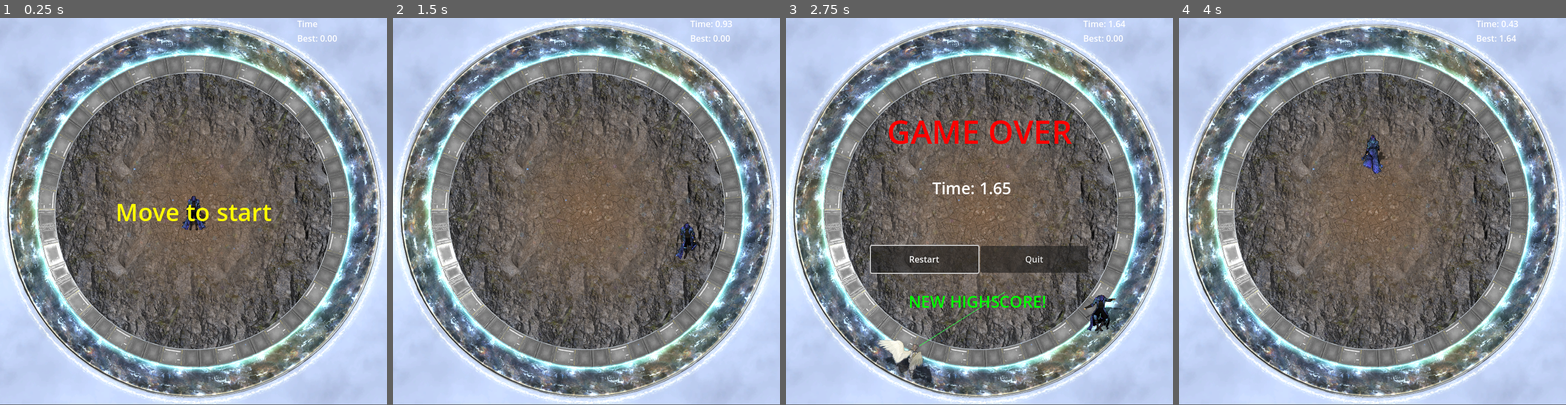
Above: before the commit, frames 1-4 (left to right).
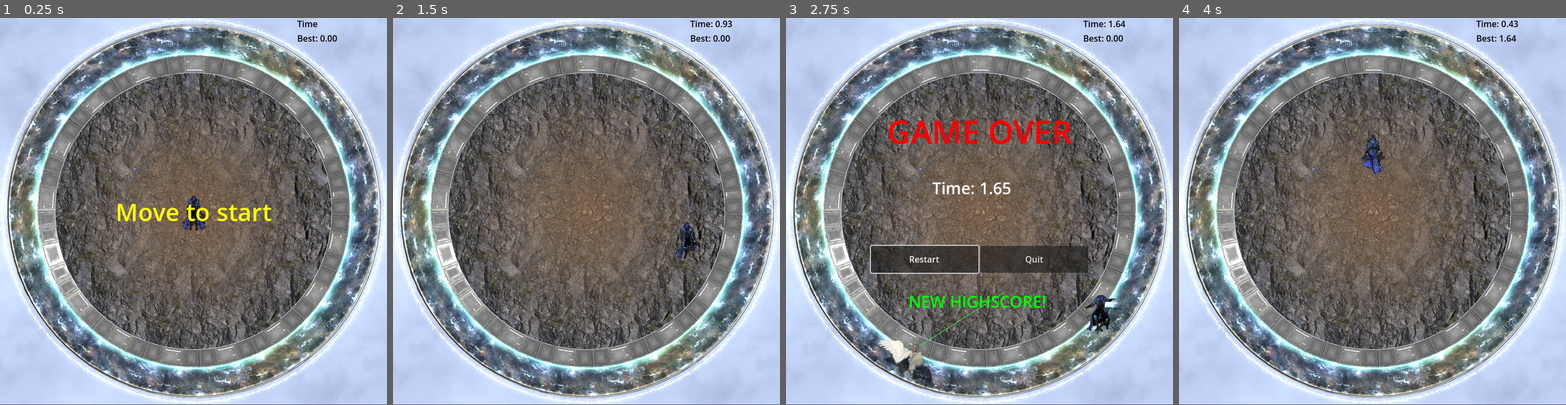
Above: after the commit, the same moments.

Repository: slashy/be-my-angel-godot
Game: Godot game, scene res://Scenes/Arena.tscn
The game is run twice, just before and just after one commit, with the same random seed, the same clock (stepped at 60 frames per second) and the same inputs.
Inputs:
- Up to frame 1 (0.25 s): no input
- Up to frame 2 (1.5 s): tap Enter at 0.5 s; hold Right (move_right) 0.53-1.28 s; hold Down (move_down) from 1.28 s (still down)
- Up to frame 3 (2.75 s): release Down (move_down) at 2.03 s; hold Right (move_right) from 2.03 s (still down)
- Up to frame 4 (4 s): release Right (move_right) at 2.75 s; click "Restart" at 2.75 s; tap Space at 3.5 s; hold Up (move_up) from 3.53 s (still down)

The runs differ from the first frame. In frame 1, 0.1% of the frame differs, in the area x 76-88%, y 0-7%; in frame 2, 0.2%; in frame 3, 0.2%; in frame 4, 0.2%.

Commit message:
Cleanup resources

Diff:
--- a/Scenes/Arena.tscn
+++ b/Scenes/Arena.tscn
@@ -6,7 +6,7 @@
 [ext_resource type="Script" uid="uid://pbrd5054mnu7" path="res://Scripts/GameManager.gd" id="1_pyk7t"]
 [ext_resource type="PackedScene" uid="uid://b6ooqdy6j21n8" path="res://Scenes/Enemy.tscn" id="4_x00a1"]
 [ext_resource type="PackedScene" uid="uid://qfhcdvwxrfbo" path="res://Scenes/Gameover.tscn" id="6_dpcf1"]
-[ext_resource type="AudioStream" uid="uid://dpi1rupevp7ax" path="res://Resources/JDB_Red Control.ogg" id="7_jhdhk"]
+[ext_resource type="AudioStream" uid="uid://dpi1rupevp7ax" path="res://Resources/SFX/JDB_Red Control.ogg" id="7_jhdhk"]
 
 [node name="Arena" type="Node2D"]
 script = ExtResource("1_4f205")
@@ -38,10 +38,12 @@
 
 [node name="TimeLabel" type="Label" parent="HUD/VBoxContainer"]
 layout_mode = 2
+theme_override_colors/font_color = Color(0, 0, 0, 1)
 text = "Time"
 
 [node name="BestLabel" type="Label" parent="HUD/VBoxContainer"]
 layout_mode = 2
+theme_override_colors/font_color = Color(0, 0, 0, 1)
 text = "Best"
 
 [node name="Startscreen" type="RichTextLabel" parent="HUD"]
--- a/Scenes/Enemy.tscn
+++ b/Scenes/Enemy.tscn
@@ -1,11 +1,11 @@
 [gd_scene load_steps=106 format=3 uid="uid://b6ooqdy6j21n8"]
 
-[ext_resource type="Texture2D" uid="uid://d3d7pnid2oxpg" path="res://Resources/Medieval Heroes I - PV Games/Saurial/Saurial_idle.png" id="1_o7wem"]
+[ext_resource type="Texture2D" uid="uid://d3d7pnid2oxpg" path="res://Resources/Sprites/Enemy/idle.png" id="1_o7wem"]
 [ext_resource type="Script" uid="uid://cw8ydxyp5av" path="res://Scripts/Enemy.gd" id="1_y5fbj"]
-[ext_resource type="Texture2D" uid="uid://1yimjggoisum" path="res://Resources/Medieval Heroes I - PV Games/Saurial/Saurial_flying.png" id="1_y26aa"]
-[ext_resource type="Texture2D" uid="uid://575lr7mxqegb" path="res://Resources/Medieval Heroes I - PV Games/Saurial/Saurial_flying_diag.png" id="2_y5fbj"]
-[ext_resource type="Texture2D" uid="uid://nkqgfx3t5ear" path="res://Resources/Medieval Heroes I - PV Games/Saurial/Saurial_idle_diag.png" id="4_p7668"]
-[ext_resource type="AudioStream" uid="uid://c5q1oh28y27ey" path="res://Resources/EVFX02_06_RazorClaw.ogg" id="6_mo1ky"]
+[ext_resource type="Texture2D" uid="uid://1yimjggoisum" path="res://Resources/Sprites/Enemy/flying.png" id="1_y26aa"]
+[ext_resource type="Texture2D" uid="uid://575lr7mxqegb" path="res://Resources/Sprites/Enemy/flying_diag.png" id="2_y5fbj"]
+[ext_resource type="Texture2D" uid="uid://nkqgfx3t5ear" path="res://Resources/Sprites/Enemy/idle_diag.png" id="4_p7668"]
+[ext_resource type="AudioStream" uid="uid://c5q1oh28y27ey" path="res://Resources/SFX/EVFX02_06_RazorClaw.ogg" id="6_mo1ky"]
 
 [sub_resource type="AtlasTexture" id="AtlasTexture_bxir8"]
 atlas = ExtResource("1_y26aa")
--- a/Scenes/Player.tscn
+++ b/Scenes/Player.tscn
@@ -1,14 +1,14 @@
 [gd_scene load_steps=115 format=4 uid="uid://d3mmwgxcwh2a6"]
 
 [ext_resource type="Script" uid="uid://ci18mceh0r5ca" path="res://Scripts/Player.gd" id="1_xhfnw"]
-[ext_resource type="Texture2D" uid="uid://drm5c83800xw7" path="res://Resources/Medieval Heroes I - PV Games/MasterGaerron/MasterGaerron_ko.png" id="2_52ee3"]
-[ext_resource type="Texture2D" uid="uid://dtox0r5q63ni5" path="res://Resources/Medieval Heroes I - PV Games/MasterGaerron/MasterGaerron_idle1.png" id="2_gntrk"]
-[ext_resource type="Texture2D" uid="uid://cssw8hp0alls" path="res://Resources/Medieval Heroes I - PV Games/MasterGaerron/MasterGaerron_idle1_diag.png" id="3_5ixxa"]
-[ext_resource type="Texture2D" uid="uid://c1sjussagg4di" path="res://Resources/Medieval Heroes I - PV Games/MasterGaerron/MasterGaerron_walking.png" id="3_dewec"]
-[ext_resource type="Texture2D" uid="uid://bjtg42ud23gse" path="res://Resources/Medieval Heroes I - PV Games/MasterGaerron/MasterGaerron_collapse.png" id="4_nn08x"]
-[ext_resource type="Texture2D" uid="uid://8oyr76ibojia" path="res://Resources/Medieval Heroes I - PV Games/MasterGaerron/MasterGaerron_walking_diag.png" id="5_nn08x"]
-[ext_resource type="AudioStream" uid="uid://bla0ko25ksiut" path="res://Resources/GS1_Hit_1.ogg" id="8_bhhdu"]
-[ext_resource type="AudioStream" uid="uid://cxjdqeu3nwax5" path="res://Resources/WAV_UI_Male1_Mage_Hit_Large_05.wav" id="9_megsn"]
+[ext_resource type="Texture2D" uid="uid://drm5c83800xw7" path="res://Resources/Sprites/Player/ko.png" id="2_52ee3"]
+[ext_resource type="Texture2D" uid="uid://dtox0r5q63ni5" path="res://Resources/Sprites/Player/idle1.png" id="2_gntrk"]
+[ext_resource type="Texture2D" uid="uid://cssw8hp0alls" path="res://Resources/Sprites/Player/idle1_diag.png" id="3_5ixxa"]
+[ext_resource type="Texture2D" uid="uid://c1sjussagg4di" path="res://Resources/Sprites/Player/walking.png" id="3_dewec"]
+[ext_resource type="Texture2D" uid="uid://bjtg42ud23gse" path="res://Resources/Sprites/Player/collapse.png" id="4_nn08x"]
+[ext_resource type="Texture2D" uid="uid://8oyr76ibojia" path="res://Resources/Sprites/Player/walking_diag.png" id="5_nn08x"]
+[ext_resource type="AudioStream" uid="uid://bla0ko25ksiut" path="res://Resources/SFX/GS1_Hit_1.ogg" id="8_bhhdu"]
+[ext_resource type="AudioStream" uid="uid://cxjdqeu3nwax5" path="res://Resources/SFX/WAV_UI_Male1_Mage_Hit_Large_05.wav" id="9_megsn"]
 
 [sub_resource type="AtlasTexture" id="AtlasTexture_b4mdf"]
 atlas = ExtResource("2_52ee3")
--- a/Scripts/Arena.gd
+++ b/Scripts/Arena.gd
@@ -5,7 +5,7 @@
 	var arena_center = viewport_size / 2
 
 	var sprite = Sprite2D.new()
-	sprite.texture = preload("res://Resources/M08s-P1a-Arena.png")
+	sprite.texture = preload("res://Resources/Sprites/M08s-P1a-Arena.png")
 	sprite.position = arena_center
 	sprite.scale = Vector2(0.5, 0.5)
 	sprite.z_index = -2
Not shown, removed: Resources/EVFX02_06_RazorClaw.ogg.import
Not shown, removed: Resources/GS1_Hit_1.ogg.import
Not shown, removed: Resources/JDB_Red Control.ogg.import
Not shown, added: Resources/SFX/EVFX02_06_RazorClaw.ogg.import
Not shown, added: Resources/SFX/GS1_Hit_1.ogg.import
Not shown, added: Resources/SFX/JDB_Red Control.ogg.import
Not shown, added: Resources/SFX/WAV_UI_Male1_Mage_Hit_Large_05.wav.import
Renamed: Resources/Medieval Heroes I - PV Games/Saurial/Saurial_flying.png -> Resources/Sprites/Enemy/flying.png
Not shown, changed: Resources/Sprites/Enemy/flying.png.import
Renamed: Resources/Medieval Heroes I - PV Games/Saurial/Saurial_flying_diag.png -> Resources/Sprites/Enemy/flying_diag.png
Not shown, changed: Resources/Sprites/Enemy/flying_diag.png.import
Renamed: Resources/Medieval Heroes I - PV Games/Saurial/Saurial_idle.png -> Resources/Sprites/Enemy/idle.png
(and 39 more such lines)
